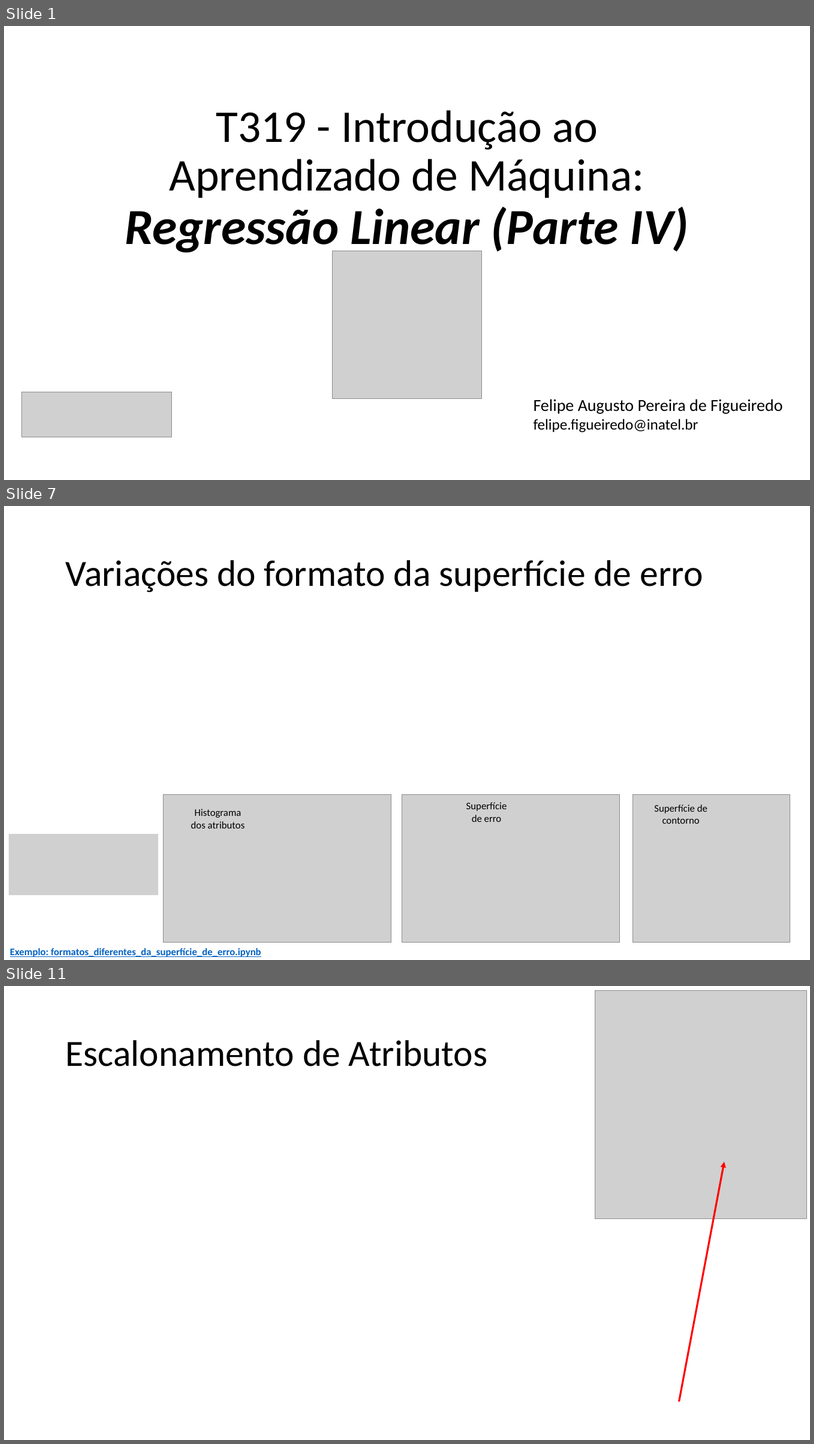
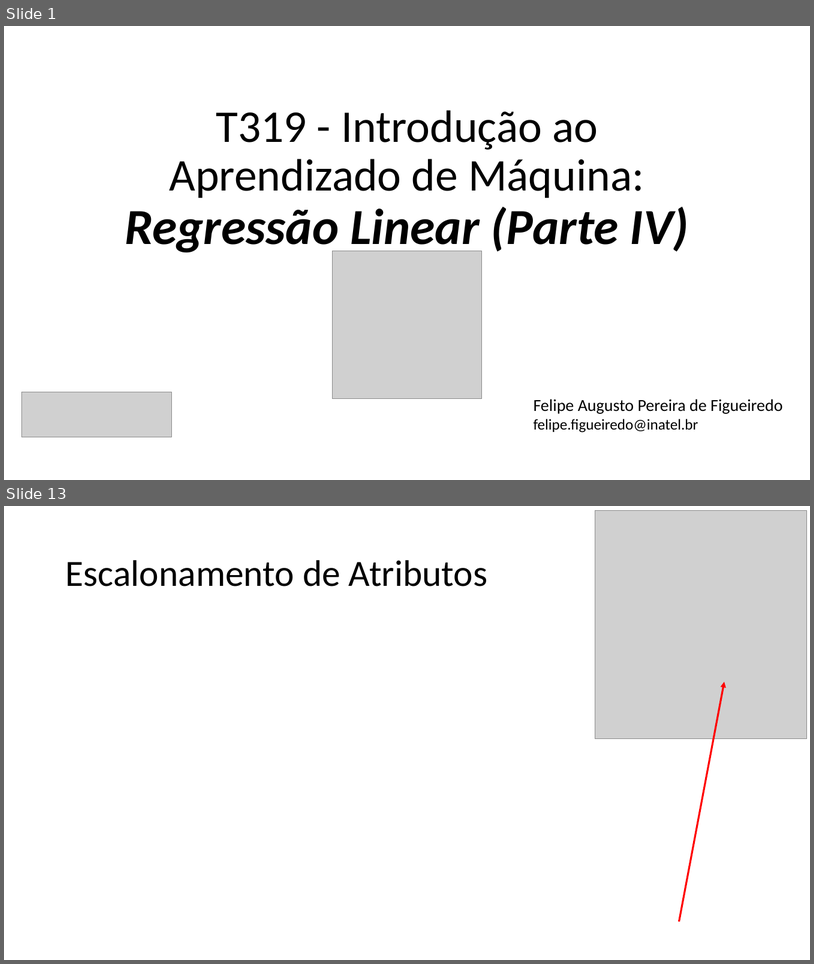
Before and after one commit to zz4fap/t319_aprendizado_de_maquina, a slide deck: slides/T319_Regressão_Linear (Parte IV).pptx. Shown one above the other, each under a label of ours: slides 1, 7 and 11 before the commit, slides 1 and 13 after it; the slides between them are not shown. The pictures are 814x1444 and 814x964 pixels, drawn with LibreOffice and Linux fonts; fonts in the diff are those of the drawing; grey boxes stand for pictures. Boxes give left, top, right and bottom in pixels: in the first picture for what was removed or moved away, otherwise in the second. Text is boxed around its words. In the diff, an @@ line names an element or a change of style, - is before the commit and + after.

```diff
--- a/slides/T319_Regressão_Linear (Parte IV).pptx
+++ b/slides/T319_Regressão_Linear (Parte IV).pptx
@@ slide 7 removed at (4,506,810,960), background #FFFFFF @@
@@ title removed at (65,560,703,592) @@
-Variações do formato da superfície de erro
@@ picture removed at (163,794,392,942) @@
@@ text removed at (191,808,245,828) @@
-Histograma dos atributos
@@ picture removed at (402,794,620,942) @@
@@ text removed at (467,802,507,822) @@
-Superfície de erro
@@ picture removed at (633,794,791,942) @@
@@ text removed at (654,804,708,823) @@
-Superfície de contorno
@@ picture removed at (9,834,158,895) @@
@@ text removed at (10,948,261,957) @@
-Exemplo: formatos_diferentes_da_superfície_de_erro.ipynb
@@ what was slide 11 is now slide 13 @@
```
Also in this commit, not shown: 2 slides changed, 7 slides added, 4 other slides removed, 6 other files.
